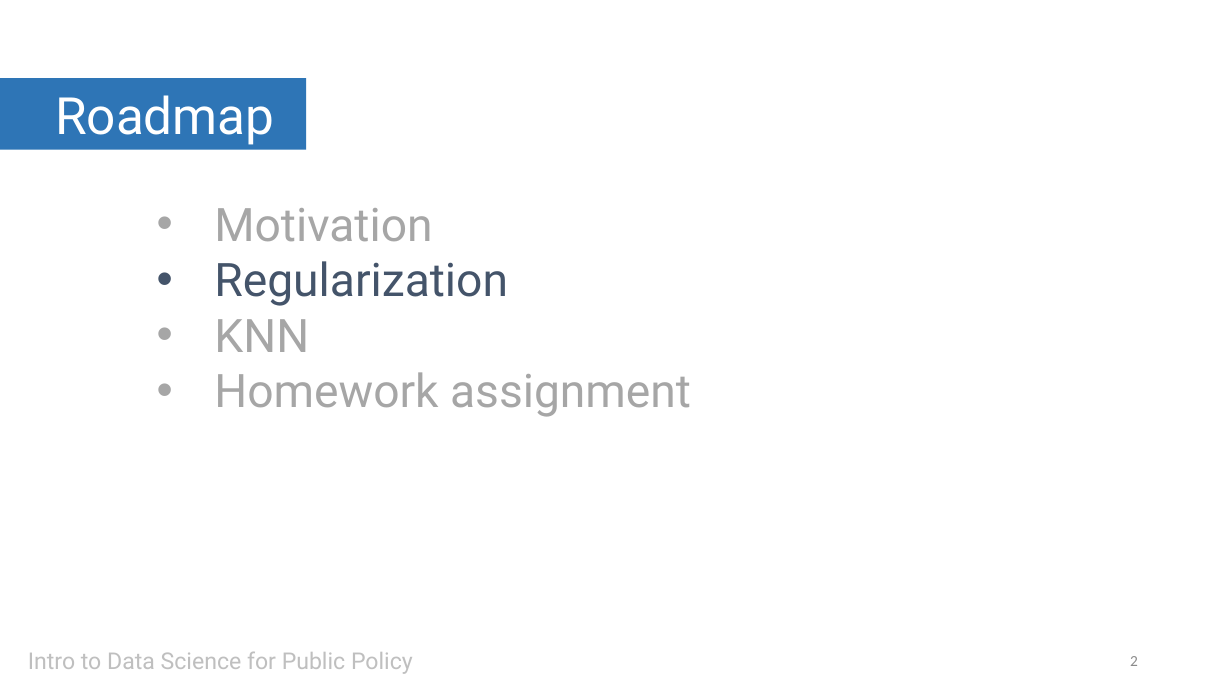
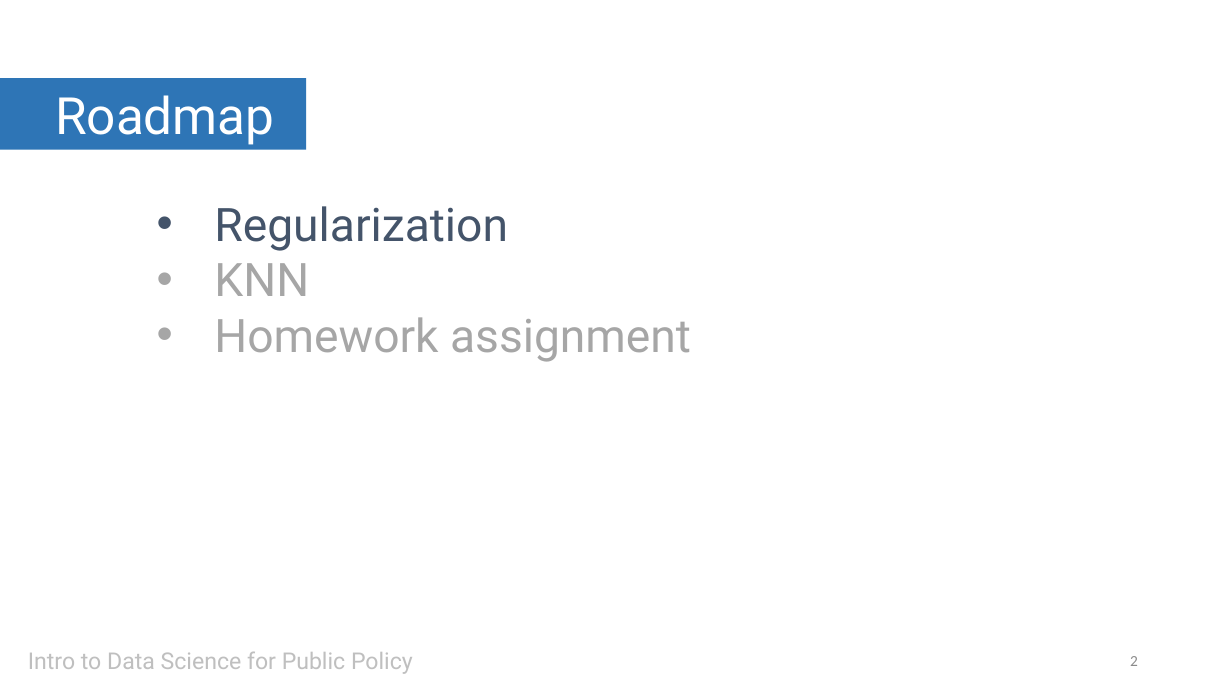
Before and after one commit to SigmaMonstR/data-science, a slide deck: slide 2 of lecture-06/slides.pptx. Drawn at 1232x693 pixels with LibreOffice and Linux fonts; fonts in the diff are those of the drawing. Boxes give left, top, right and bottom in pixels: in the first picture for what was removed or moved away, otherwise in the second. Text is boxed around its words. In the diff, an @@ line names an element or a change of style, - is before the commit and + after.

```diff
--- a/lecture-06/slides.pptx
+++ b/lecture-06/slides.pptx
@@ text at [214,208,432,241]: paragraph removed @@
-• Motivation
```
Also in this commit, not shown: 3 other slides changed, 13 slides added, 6 slides removed, 8 other files.
